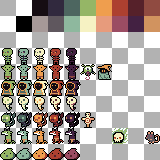
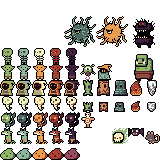
The second 160px x 160px image is a revision of the first. Changes to its layers:
added layer "Layer 53" above "Layer 52" over (x1=64, y1=16, x2=96, y2=47)
renamed "Layer 45" to "Layer 52", painted on it over (x1=0, y1=16, x2=160, y2=160)
removed layer "Layer 47" over (x1=50, y1=48, x2=61, y2=64)
removed layer "Layer 44" over (x1=0, y1=48, x2=160, y2=160)
hid "Layer 39", painted on it over (x1=16, y1=0, x2=160, y2=130)
hid "Grid" over (x1=0, y1=0, x2=160, y2=160)
